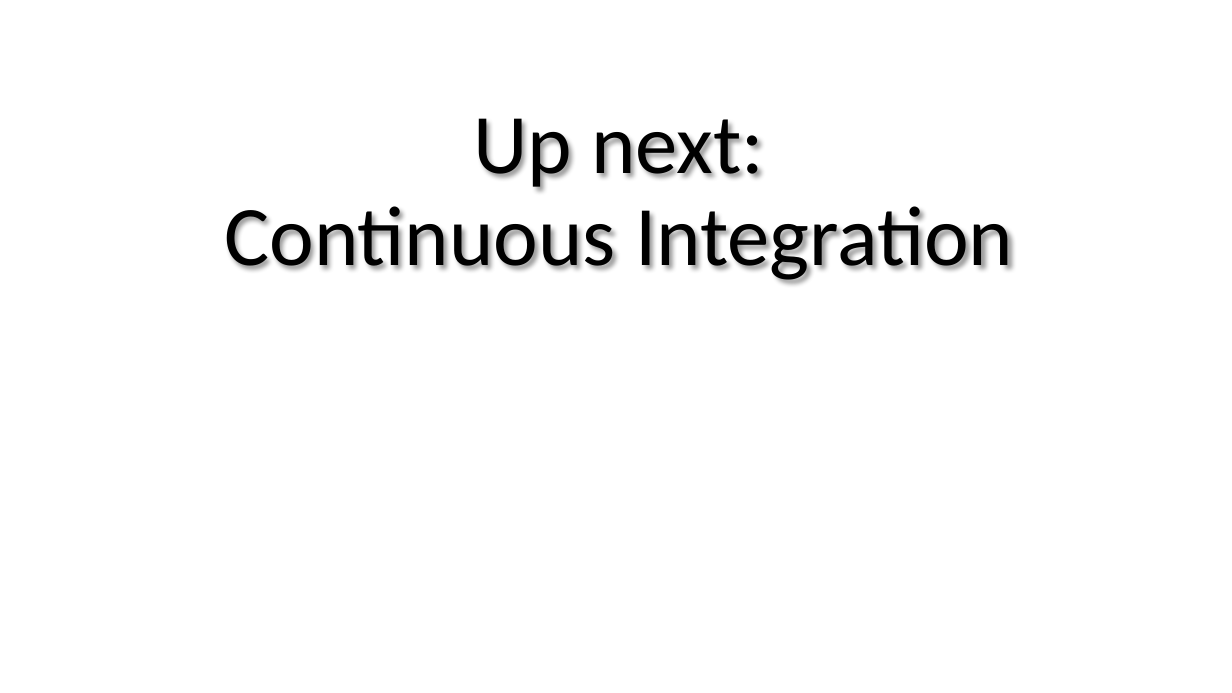
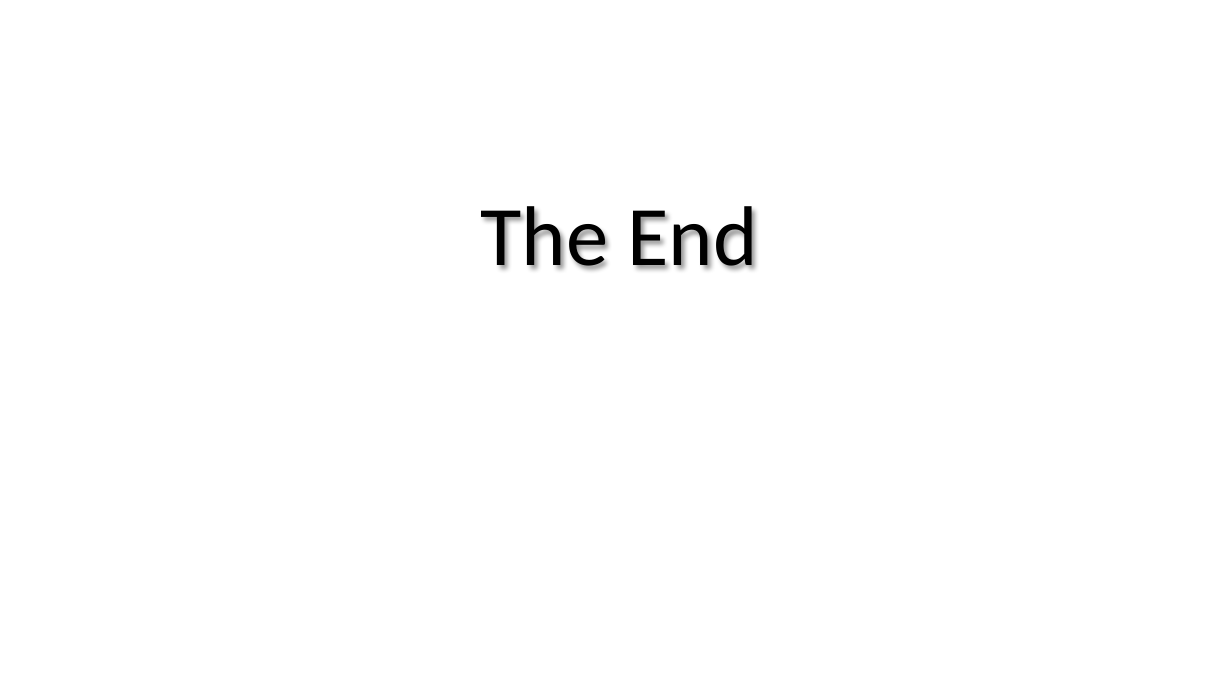
Before and after one commit to ASPP/testing_debugging_profiling, a slide deck: slide 13 of debugging.pptx. Drawn at 1232x693 pixels with LibreOffice and Linux fonts; fonts in the diff are those of the drawing. Boxes give left, top, right and bottom in pixels: in the first picture for what was removed or moved away, otherwise in the second. Text is boxed around its words. In the diff, an @@ line names an element or a change of style, - is before the commit and + after.

```diff
--- a/debugging.pptx
+++ b/debugging.pptx
@@ title at <box>480,206,757,270</box>: text changed @@
-Up next:
-Continuous Integration
+The End
```
Also in this commit, not shown: 2 other slides changed, 4 other files.
